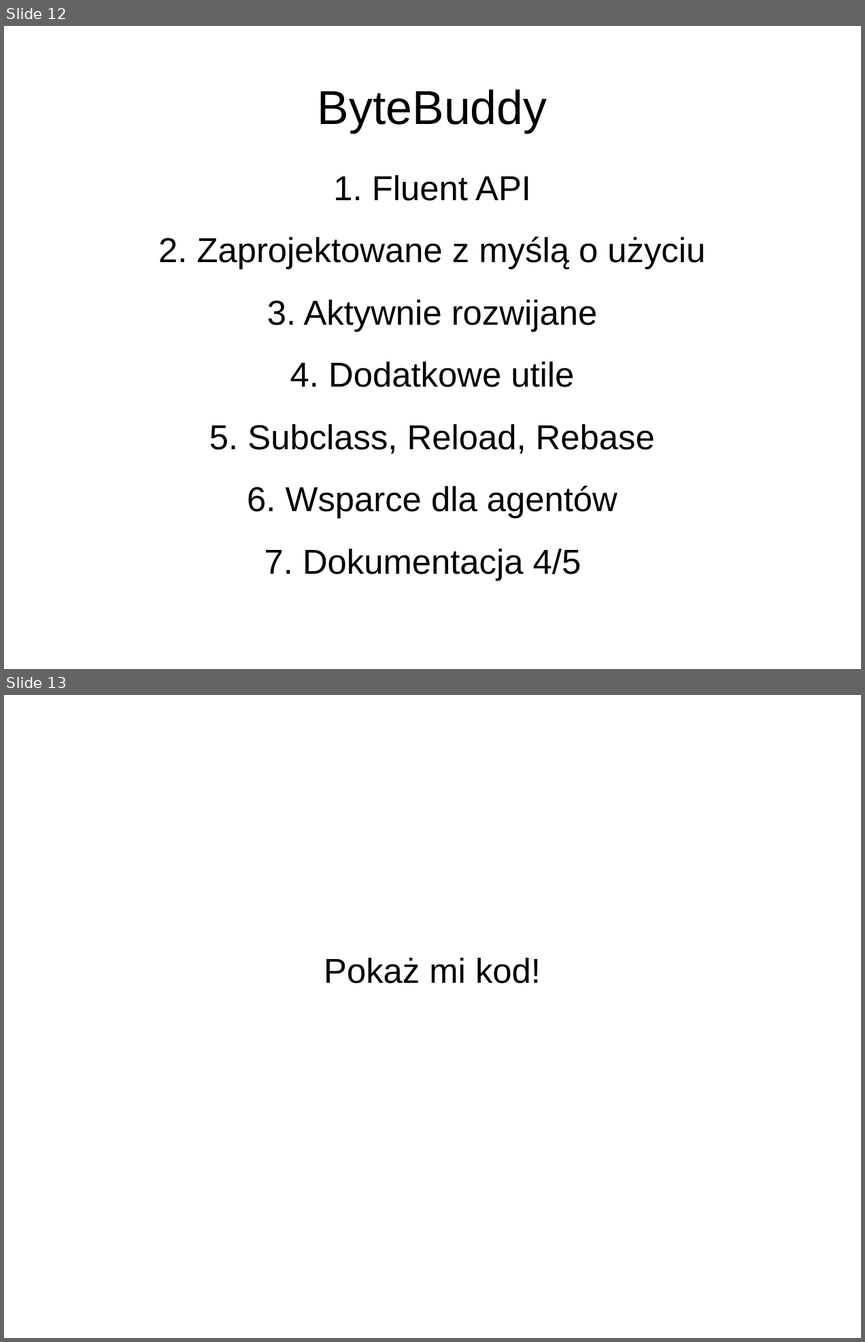
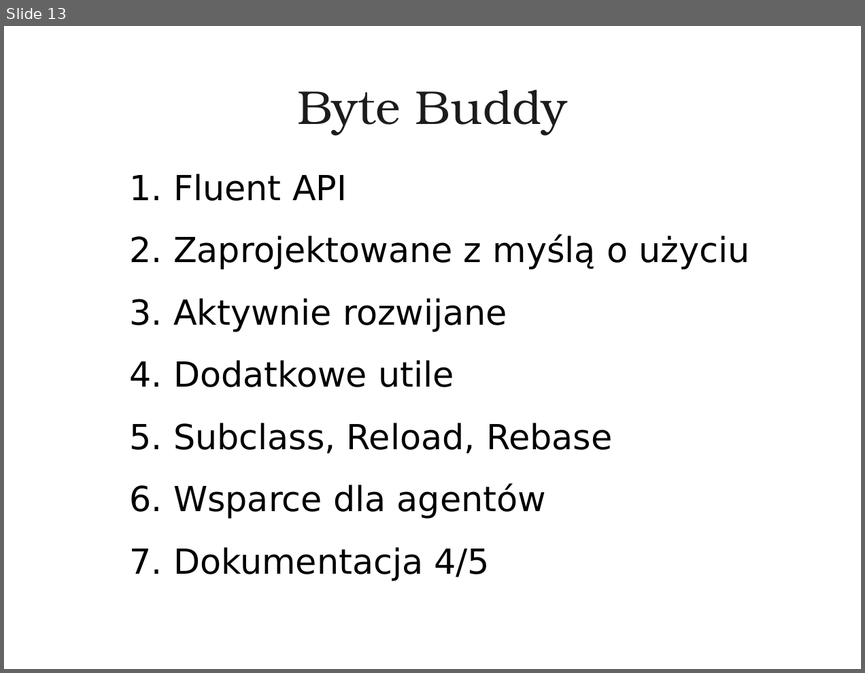
Before and after one commit to tirpitz-verus/bytebuddy-agent-presentation, a slide deck: slides.odp. Shown one above the other, each under a label of ours: slides 12 and 13 before the commit, slide 13 after it. The pictures are 865x1342 and 865x673 pixels, drawn with LibreOffice and Linux fonts; fonts in the diff are those of the drawing. Boxes give left, top, right and bottom in pixels: in the first picture for what was removed or moved away, otherwise in the second. Text is boxed around its words. In the diff, an @@ line names an element or a change of style, - is before the commit and + after.

```diff
--- a/slides.odp
+++ b/slides.odp
@@ slide 13 removed at (4,695,861,1338), background #FFFFFF @@
@@ subtitle removed at (324,957,541,983) @@
-Pokaż mi kod!
@@ what was slide 12 is now slide 13 @@
@@ slide 13 changed as well @@
@@ title at (297,90,567,135): text changed; font Arial to TeX Gyre Bonum; text colour #000000 to #1C1C1C @@
-ByteBuddy
+Byte Buddy
@@ subtitle "Fluent API": place and size @@
-subtitle "Fluent API" at (197,175,705,580)
+subtitle "Fluent API" at (173,174,749,581)
@@ subtitle "Fluent API" at (173,174,749,581): font Arial to DejaVu Sans; alignment centre to left; indent changed @@
```
Also in this commit, not shown: 11 other slides changed, 4 slides added, 2 other slides removed, 1 other file.
